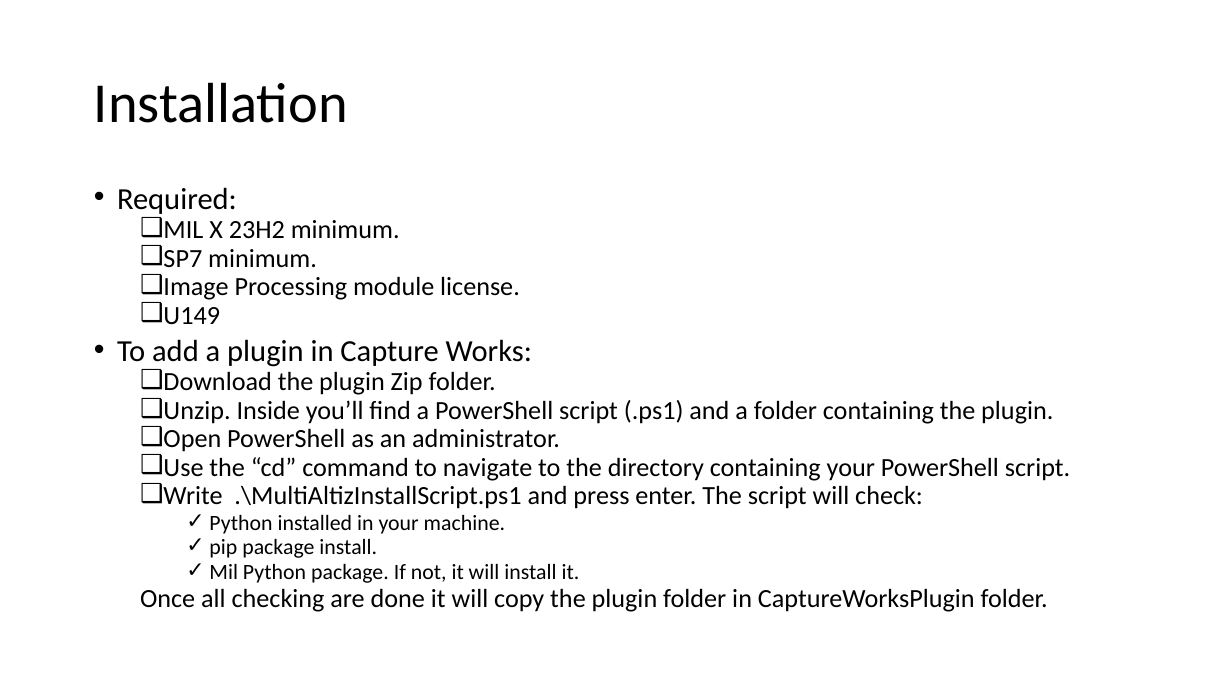
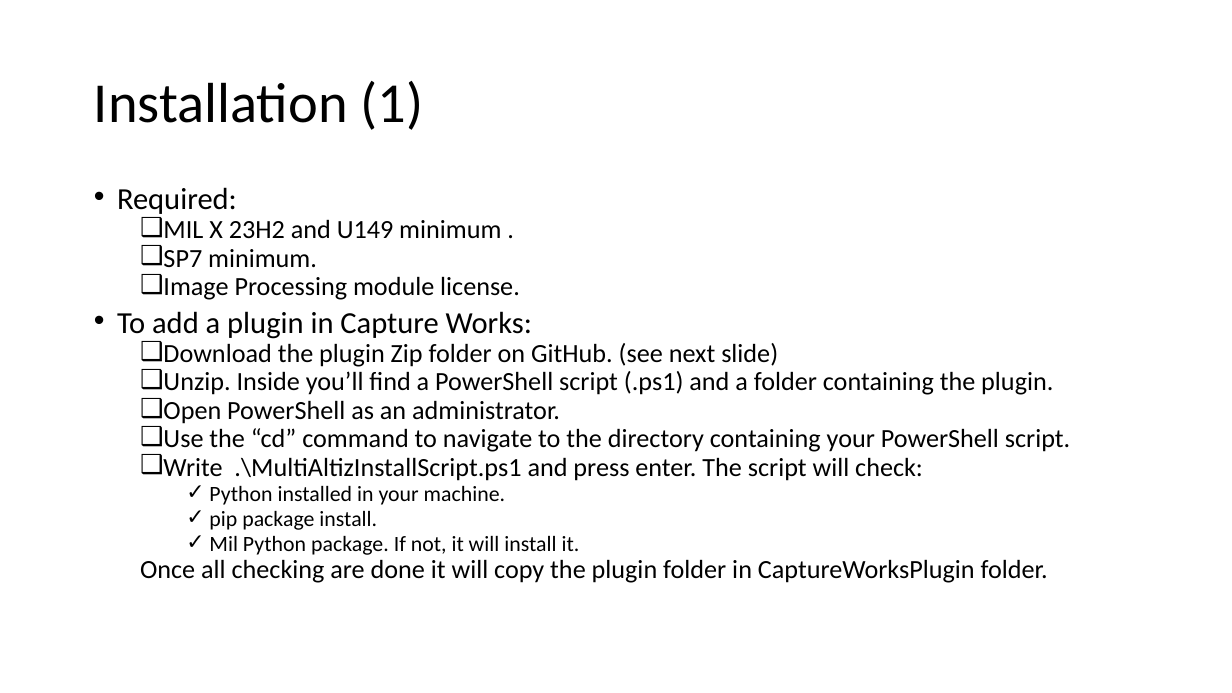
Before and after one commit to Zebra-Aurora-Imaging-Library/MultiAltizPlugin_MXSP7, a slide deck: slide 10 of Plugin/Documentation/Multi-Altiz Alignment one line.pptx. Drawn at 1232x693 pixels with LibreOffice and Linux fonts; fonts in the diff are those of the drawing. Boxes give left, top, right and bottom in pixels: in the first picture for what was removed or moved away, otherwise in the second. Text is boxed around its words. In the diff, an @@ line names an element or a change of style, - is before the commit and + after.

```diff
--- a/Plugin/Documentation/Multi-Altiz Alignment one line.pptx
+++ b/Plugin/Documentation/Multi-Altiz Alignment one line.pptx
@@ title at (x1=94, y1=81, x2=423, y2=130): text changed @@
-Installation
+Installation (1)
@@ text at (x1=163, y1=219, x2=501, y2=239): text changed @@
-  ❑ MIL X 23H2 minimum.
+  ❑ MIL X 23H2 and U149 minimum .
@@ text at (x1=163, y1=307, x2=220, y2=325): paragraph removed @@
-  ❑ U149
@@ text at (x1=163, y1=343, x2=778, y2=367): text changed @@
-  ❑ Download the plugin Zip folder.
+  ❑ Download the plugin Zip folder on GitHub. (see next slide)
```
Also in this commit, not shown: 1 slide added, 2 other files.
